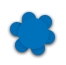
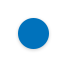
Revision of a layered 66 x 65 image; what changed, layer by layer:
hid "Ellipse 1 copy 10" over (15, 38, 29, 52)
hid "Ellipse 1 copy 9" over (31, 44, 45, 55)
hid "Ellipse 1 copy 8" over (45, 30, 55, 44)
hid "Ellipse 1 copy 7" over (38, 15, 52, 29)
hid "Ellipse 1 copy 6" over (22, 12, 36, 24)
hid "Ellipse 1 copy 5" over (21, 20, 26, 25)
hid "Ellipse 1 copy 4" over (10, 22, 23, 36)
